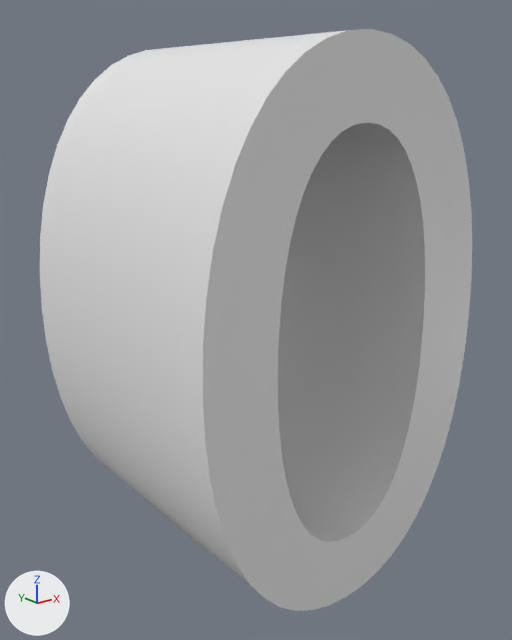
Two versions of the Blender file objects/0.blend, one commit apart.
Camera for both pictures: a camera (50 mm lens) standing at (-5.04, -11.14, 9.35) and looking at (3.79, -0.1, 4.93). The axes (+X, +Y, +Z) are drawn at lower left. The lights are the same throughout. Text is drawn in Blender's own font.

Names of what the first picture shows: 'Texto'.
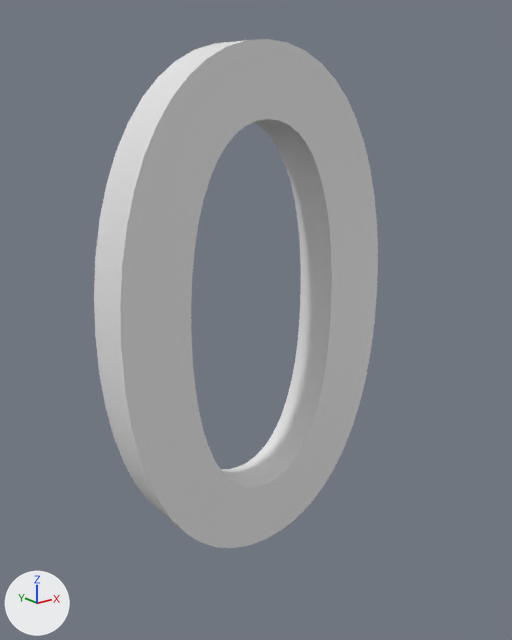
Pixel boxes [x1, y1, x2, y2] of what changed, in the pictures (512 x 640 px):
```json
{"object": "Texto", "change": "reshaped", "before": [40, 29, 472, 611], "after": [94, 39, 378, 548], "on screen": "34% narrower, 13% shorter"}
```

Scene script edits in JSON lines:
```json
{"op": "set", "path": "txt_texto.extrude", "old": "3.0", "new": "0.5"}
```
